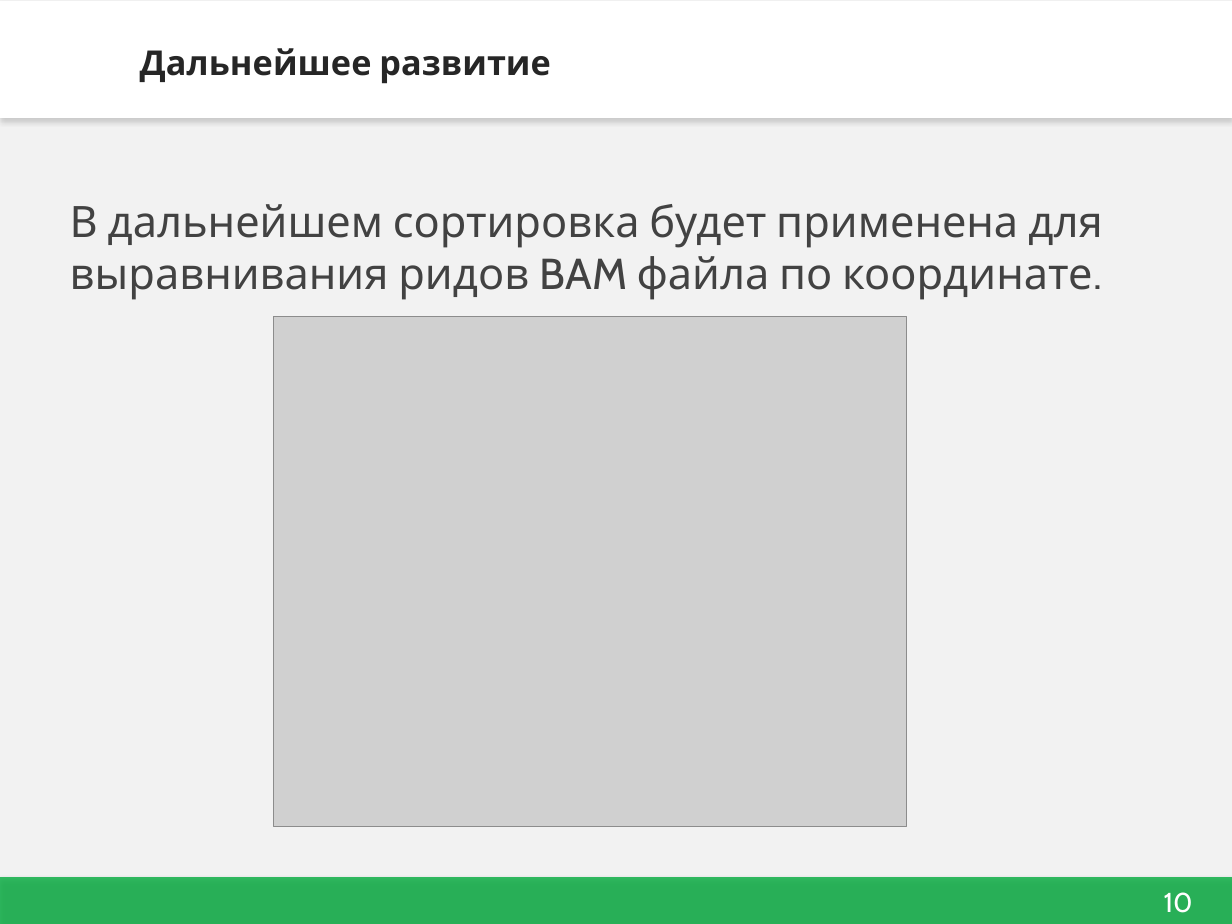
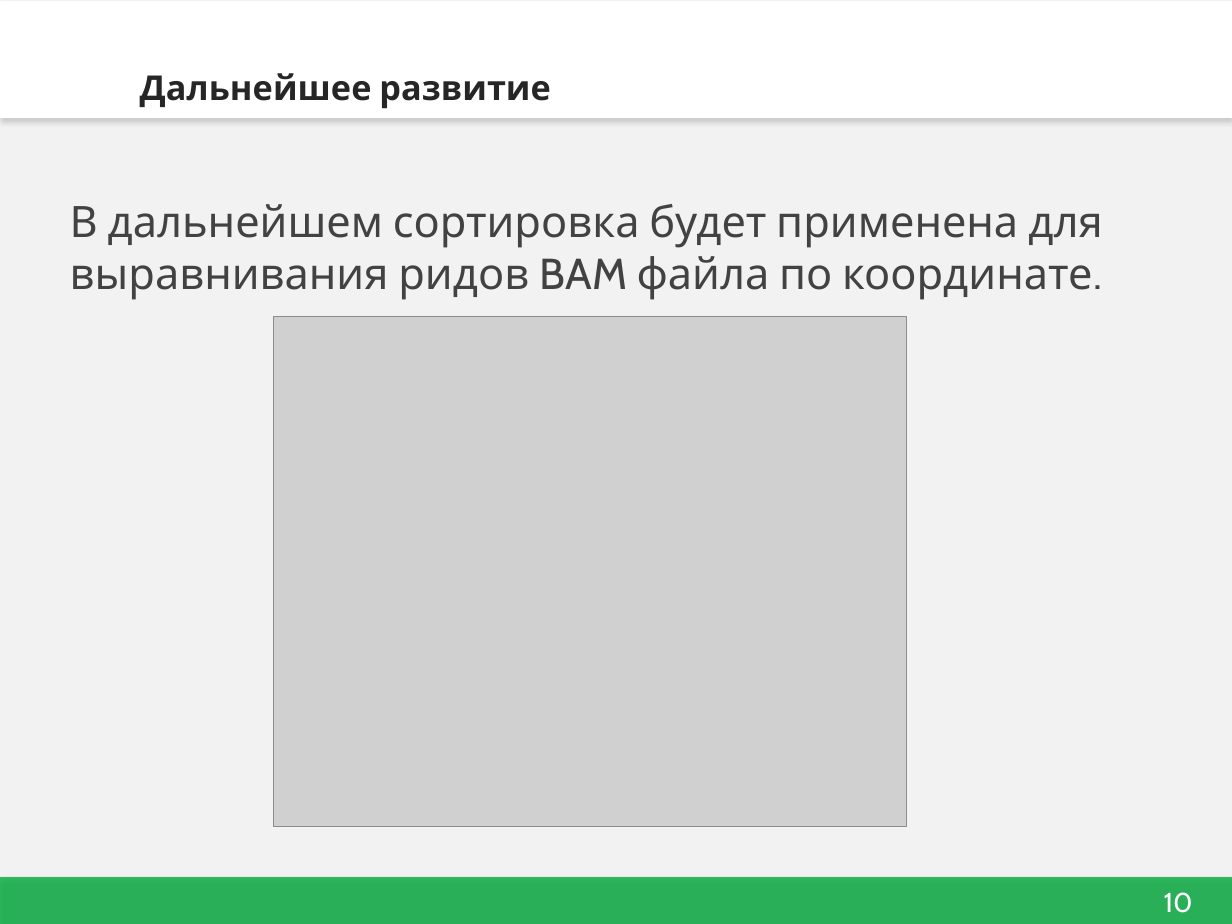
Before and after one commit to dmitriy-0297/Sort, a slide deck: slide 10 of Sorting.pptx. Drawn at 1232x924 pixels with LibreOffice and Linux fonts; fonts in the diff are those of the drawing; grey boxes stand for pictures; background and template pictures are left out. Boxes give left, top, right and bottom in pixels: in the first picture for what was removed or moved away, otherwise in the second. Text is boxed around its words. In the diff, an @@ line names an element or a change of style, - is before the commit and + after.

```diff
--- a/Sorting.pptx
+++ b/Sorting.pptx
@@ title "Дальнейшее развитие": place and size @@
-title "Дальнейшее развитие" at bbox=[140, 48, 551, 84]
+title "Дальнейшее развитие" at bbox=[140, 73, 551, 109]
```
Also in this commit, not shown: 6 other slides changed, 2 slides added, 2 slides removed, 2 other files.
